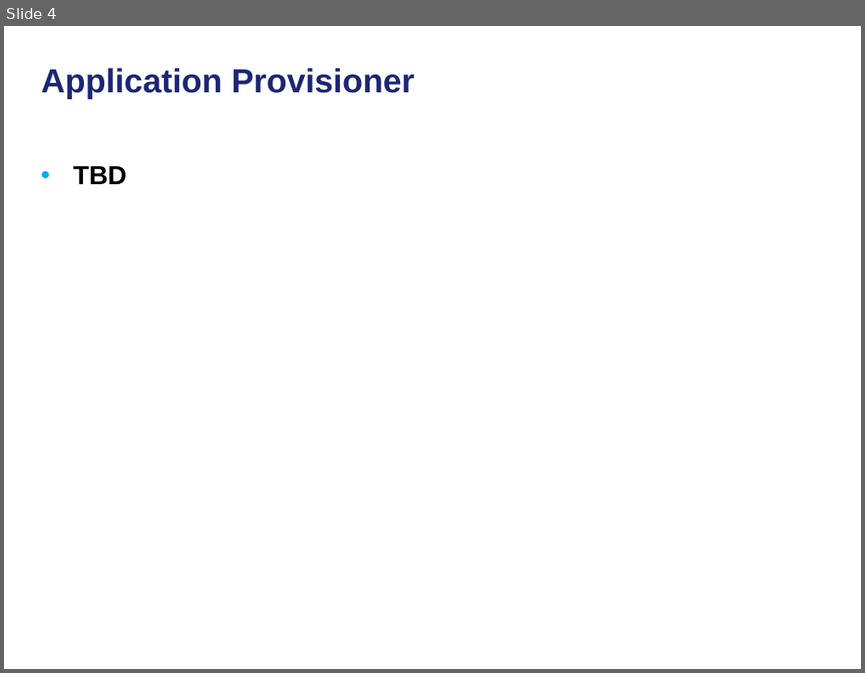
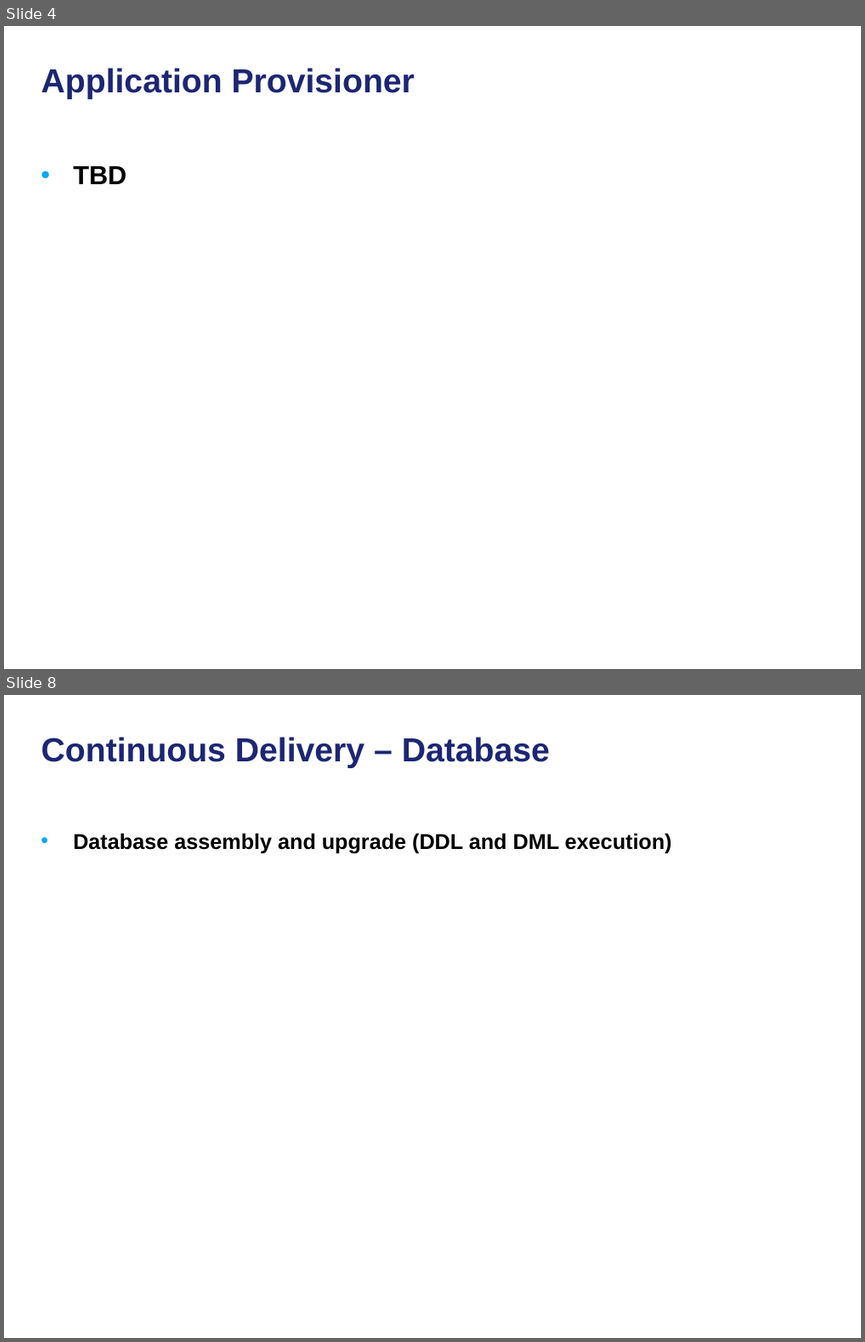
Before and after one commit to NCIP/automation, a slide deck: docs/continuous-delivery-caehr.ppt. Shown one above the other, each under a label of ours: slide 4 before the commit, slides 4 and 8 after it; the slides between them are not shown. The pictures are 865x673 and 865x1342 pixels, drawn with LibreOffice and Linux fonts; fonts in the diff are those of the drawing; background and template pictures are left out. Boxes give left, top, right and bottom in pixels: in the first picture for what was removed or moved away, otherwise in the second. Text is boxed around its words. In the diff, an @@ line names an element or a change of style, - is before the commit and + after.

```diff
--- a/docs/continuous-delivery-caehr.ppt
+++ b/docs/continuous-delivery-caehr.ppt
@@ slide 8 added at bbox=[4, 695, 861, 1338], background picture (left out) @@
@@ title added at bbox=[41, 737, 550, 768], 28 pt, text #1C2674, bold @@
+Continuous Delivery – Database
@@ text added at bbox=[73, 833, 672, 854], 18 pt, text #000000, bold @@
+• Database assembly and upgrade (DDL and DML execution)
```
Also in this commit, not shown: 2 slides changed, 12 other slides added.
